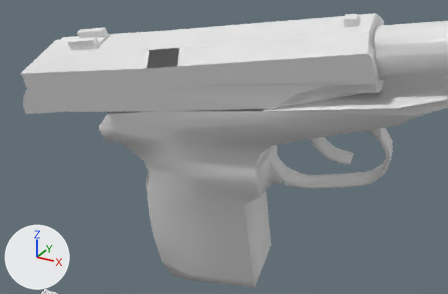
What one commit did to the OBJ model Vertex_Animation_Compiler/Assets/Makarov_Pistol_Reload161.obj.
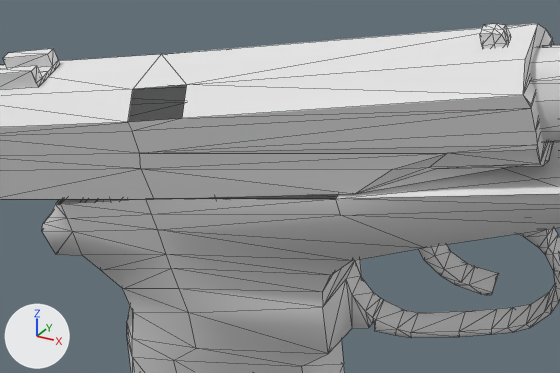
Each version appears first from a 50 mm camera at (0.4638, -0.3072, 0.01) aimed at (0.3663, -0.13, -0.0787), and next in a close-up on the part from 17% to 87% of the width and 0% to 71% of the height. Every picture has the same lights, and +X, +Y and +Z are marked at lower left. The close-ups show mesh edges as thin lines. Where no turn or scale is listed for an object, it has been applied to the vertices.

Objects in the first close-up: 'Rest_of_the_gun_Sphere', 'Top_Slider_Sphere.001'.
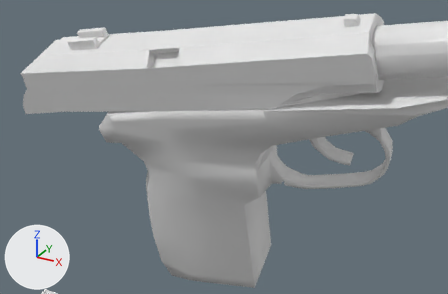
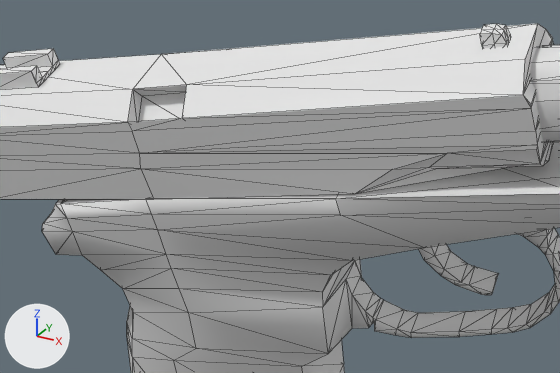
Location of each change, (x1, y1, x2, y2) in pixels of the close-ups (560 x 373 px):
part 1 of me_rest_of_the_gun_sphere, added
    after: (56, 194, 338, 204)
part 2 of me_top_slider_sphere_001, added
    after: (128, 85, 187, 122)

Edits to the bpy script that builds the scene:
```text
Change me_rest_of_the_gun_sphere:
    where me_rest_of_the_gun_sphere.from_pydata(...)  # 272 vertices, 519 faces; spans x 0.3112..0.458, y -0.1375..-0.0818, z -0.1591..-0.0255
    used by ob_rest_of_the_gun_sphere; location = (0.0, 0.0, 0.0)
    verts and faces of me_rest_of_the_gun_sphere; kept vertices keep their numbers, new ones are numbered from 272
    before: 164 (0.3786, -0.1078, -0.0545), 166 (0.3203, -0.1375, -0.0722) at pixel (55, 204), 175 (0.3216, -0.1374, -0.0718) at pixel (60, 203), 178 (0.3821, -0.1318, -0.0618) at pixel (335, 198), 179 (0.342, -0.1357, -0.0677) at pixel (145, 198)
    before: 180 (0.3182, -0.1135, -0.0646), 181 (0.3386, -0.1118, -0.0604), 183 (0.3168, -0.1136, -0.0649)
    me_rest_of_the_gun_sphere part 1
    add faces += [(164, 181, 179), (175, 179, 181), (166, 175, 183), (164, 179, 178), (175, 181, 180), (175, 180, 183)]
Change me_top_slider_sphere_001:
    used by ob_top_slider_sphere_001; location = (0.0, 0.0, 0.0)
    remove me_top_slider_sphere_001.from_pydata(...)  # 127 vertices, 227 faces; spans x 0.2786..0.4179, y -0.1462..-0.1081, z -0.0779..-0.0286
    add me_top_slider_sphere_001.from_pydata(...)  # 131 vertices, 237 faces; spans x 0.2786..0.4179, y -0.1462..-0.1081, z -0.0779..-0.0286
    me_top_slider_sphere_001 part 2
    4 vertices are added at (0.3539, -0.1366, -0.0505), (0.3424, -0.1379, -0.0525), (0.3527, -0.1329, -0.0451), (0.3412, -0.134, -0.0471)
    10 new faces join them
```
